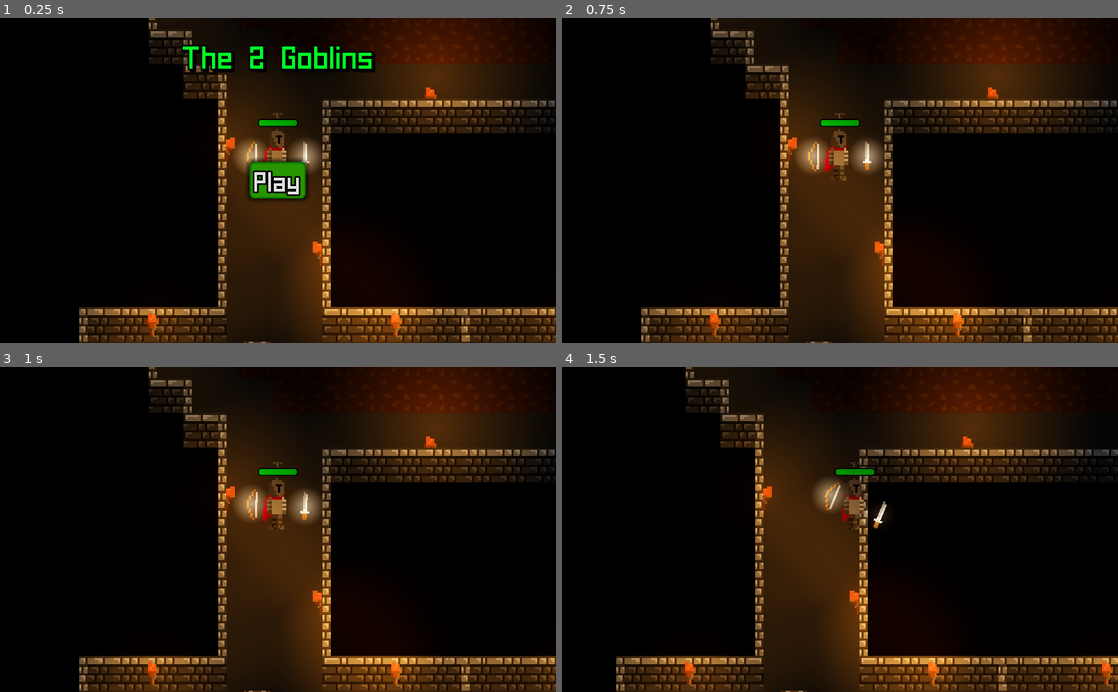
Above: before the commit, frames 1-4 (two rows, left to right).
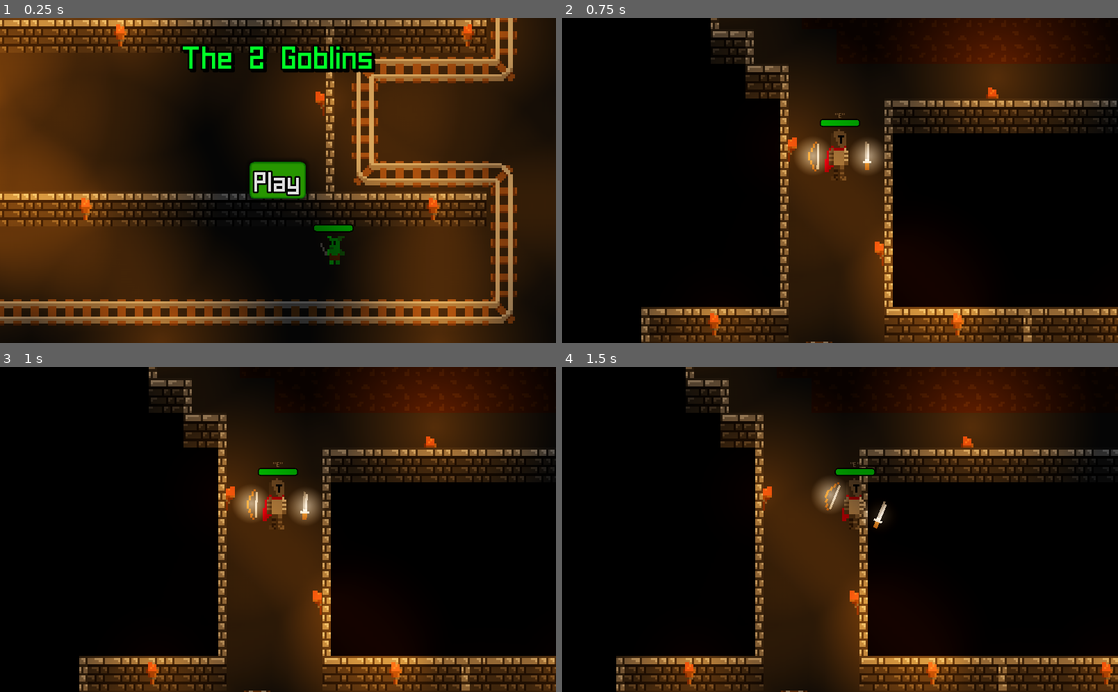
Above: after the commit, the same moments.

Repository: SilverSpace5/gotm-game-jam-23
Game: Godot game, scene res://Assets/Menu.tscn
The game is run twice, just before and just after one commit, with the same random seed, the same clock (stepped at 60 frames per second) and the same inputs.
Inputs (mouse positions are in pixels of both pictures, inside the frame that each line leads up to):
- Up to frame 1 (0.25 s): no input
- Up to frame 2 (0.75 s): click "Play" at 0.5 s
- Up to frame 3 (1 s): no input
- Up to frame 4 (1.5 s): move the mouse to (962, 513) at 1.27 s; hold D (right) from 1.28 s (still down); hold E (use) from 1.28 s (still down)

The runs differ from the first frame. In frame 1, 75% of the frame differs, in the area x 0-100%, y 0-100%; in frame 2, nothing differs; in frame 3, nothing differs; in frame 4, nothing differs.

Commit message:
e

Diff:
--- a/Assets/Menu.tscn
+++ b/Assets/Menu.tscn
@@ -145,6 +145,7 @@
 
 [node name="Camera2D" type="Camera2D" parent="."]
 position = Vector2( 512, 300 )
+current = true
 
 [node name="UI" type="CanvasLayer" parent="."]
 layer = 25
--- a/Game.tscn
+++ b/Game.tscn
@@ -390,6 +390,10 @@
 [node name="Goblin13" parent="nav/YSort" instance=ExtResource( 8 )]
 position = Vector2( -610, -89 )
 
+[node name="Gangster" parent="nav/YSort" instance=ExtResource( 14 )]
+position = Vector2( 177, -1694 )
+scale = Vector2( 3, 3 )
+
 [node name="Lights" type="Node2D" parent="."]
 z_index = 5
 script = ExtResource( 5 )
@@ -427,10 +431,6 @@
 
 [node name="boss_fight_music" parent="." instance=ExtResource( 13 )]
 
-[node name="Sprite" parent="." instance=ExtResource( 14 )]
-position = Vector2( 177, -1694 )
-scale = Vector2( 3, 3 )
-
 [node name="AnimationPlayer" type="AnimationPlayer" parent="."]
 anims/RESET = SubResource( 10 )
 anims/hehe = SubResource( 11 )
--- a/Gangster.tscn
+++ b/Gangster.tscn
@@ -83,16 +83,13 @@
 "values": [ 0, 1 ]
 }
 
-[sub_resource type="RectangleShape2D" id=6]
-extents = Vector2( 10, 15 )
-
 [sub_resource type="CircleShape2D" id=7]
 radius = 105.03
 
-[node name="Sprite" type="Sprite"]
+[node name="Gangster" type="Sprite"]
 scale = Vector2( 2, 2 )
 texture = ExtResource( 1 )
-offset = Vector2( 0, -31.235 )
+offset = Vector2( 0, -45.451 )
 hframes = 9
 script = ExtResource( 2 )
 
@@ -103,19 +100,14 @@
 anims/hands = SubResource( 4 )
 anims/idle = SubResource( 5 )
 
-[node name="KinematicBody2D" type="KinematicBody2D" parent="."]
-
-[node name="CollisionShape2D" type="CollisionShape2D" parent="KinematicBody2D"]
-position = Vector2( 0, -15 )
-shape = SubResource( 6 )
-
 [node name="Sprite" type="Sprite" parent="."]
-position = Vector2( 0, 3.5 )
+position = Vector2( 0, -6.5 )
 scale = Vector2( 0.75, 0.75 )
 texture = ExtResource( 3 )
 
 [node name="smash" type="Area2D" parent="."]
 
 [node name="CollisionShape2D" type="CollisionShape2D" parent="smash"]
+visible = false
 position = Vector2( 0, 0.5 )
 shape = SubResource( 7 )
--- a/Scripts/Goblin King.gd
+++ b/Scripts/Goblin King.gd
@@ -4,7 +4,7 @@
 var vel = Vector2.ZERO
 var idleTarget = position
 var move = Vector2.ZERO
-var cooldown = -1
+var cooldown = 3
 var health = 30
 var hit = 0
 
@@ -32,7 +32,8 @@
 		target = $nav.get_next_location()
 		vel += position.direction_to(target)*speed
 
-	cooldown -= delta
+	if get_parent().get_parent().get_parent().arena:
+		cooldown -= delta
 	if cooldown < 0:
 		if get_parent().get_node("Player").position.distance_to(position) < 150 and round(rand_range(0, 1)) == 1:
 			cooldown = 1
--- a/gangster.gd
+++ b/gangster.gd
@@ -1,11 +1,14 @@
 extends Sprite
 
+func _ready():
+	anim()
 
-
-func _ready():
-	$AnimationPlayer.play("idle");
-	yield(get_tree().create_timer(5),"timeout");
-	$AnimationPlayer.play("finger");
-	$AnimationPlayer.play("hehe");
-	yield(get_tree().create_timer(10),"timeout");
-	$AnimationPlayer.play("idle");
+func anim():
+	$AnimationPlayer.play("idle")
+	yield(get_tree().create_timer(5),"timeout")
+	$AnimationPlayer.play("finger")
+	$AnimationPlayer.play("hehe")
+	yield(get_tree().create_timer(10),"timeout")
+	$AnimationPlayer.play("idle")
+	yield(get_tree().create_timer(1),"timeout")
+	anim()
Not shown: 1 places in Gangster.tscn that only renumber resources
